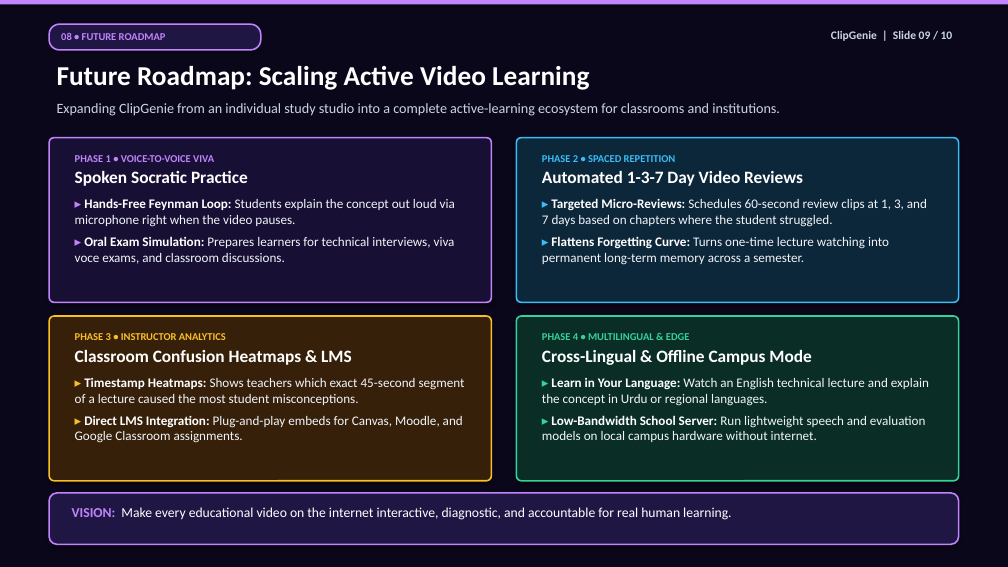
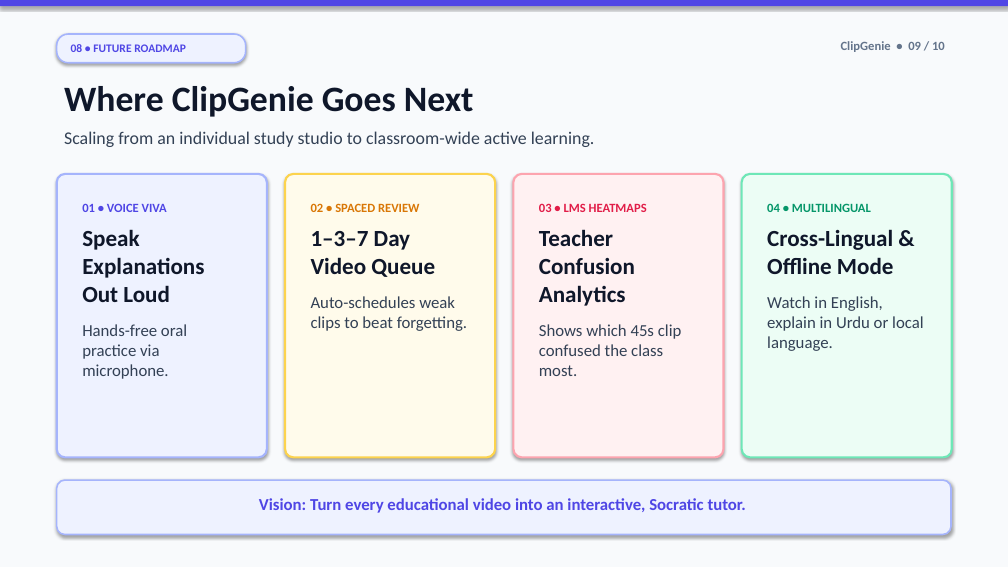
Before and after one commit to ansnaeemcodes/clipgenie, a slide deck: slide 9 of ClipGenie_Presentation.pptx. Drawn at 1008x567 pixels with LibreOffice and Linux fonts; fonts in the diff are those of the drawing. Boxes give left, top, right and bottom in pixels: in the first picture for what was removed or moved away, otherwise in the second. Text is boxed around its words. In the diff, an @@ line names an element or a change of style, - is before the commit and + after.

Commit message:
design(deck): create clean light-theme stage presentation with minimal text for projector visibility

```diff
--- a/ClipGenie_Presentation.pptx
+++ b/ClipGenie_Presentation.pptx
@@ rectangle at bbox=[0, 0, 1008, 567]: fill #0B071A to #F8FAFC @@
@@ rectangle at bbox=[0, 0, 1008, 6]: fill #C084FC to #4F46E5 @@
@@ rounded rectangle "08 • FUTURE ROADMAP": place and size @@
-rounded rectangle "08 • FUTURE ROADMAP" at bbox=[49, 24, 261, 50]
+rounded rectangle "08 • FUTURE ROADMAP" at bbox=[57, 34, 246, 63]
@@ rounded rectangle "08 • FUTURE ROADMAP" at bbox=[57, 34, 246, 63]: size 10 to 11 pt, text colour #C084FC to #4F46E5; fill #201644 to #EEF2FF; outline #C084FC 1.5 pt to #A5B4FC 1.5 pt @@
@@ text at bbox=[841, 41, 945, 52]: text changed; size 11 to 12 pt; text colour #CBD5E1 to #64748B @@
-ClipGenie | Slide 09 / 10
+ClipGenie • 09 / 10
@@ text at bbox=[64, 86, 474, 117]: text changed; size 26 to 34 pt; text colour #FFFFFF to #0F172A @@
-Future Roadmap: Scaling Active Video Learning
+Where ClipGenie Goes Next
@@ text at bbox=[64, 131, 595, 147]: text changed; size 13.5 to 17 pt; text colour #CBD5E1 to #334155 @@
-Expanding ClipGenie from an individual study studio into a complete active-learning ecosystem for classrooms and institutions.
+Scaling from an individual study studio to classroom-wide active learning.
@@ rounded rectangle: place and size @@
-rounded rectangle at bbox=[49, 138, 492, 302]
+rounded rectangle at bbox=[57, 174, 267, 457]
@@ rounded rectangle at bbox=[57, 174, 267, 457]: fill #181034 to #EEF2FF; outline #C084FC 1.5 pt to #A5B4FC 2 pt; proportions changed @@
@@ rounded rectangle: place and size @@
-rounded rectangle at bbox=[516, 138, 959, 302]
+rounded rectangle at bbox=[285, 174, 495, 457]
@@ rounded rectangle at bbox=[285, 174, 495, 457]: fill #0C263A to #FFFBEB; outline #38BDF8 1.5 pt to #FCD34D 2 pt; proportions changed @@
@@ rounded rectangle: place and size @@
-rounded rectangle at bbox=[49, 316, 492, 481]
+rounded rectangle at bbox=[513, 174, 724, 457]
@@ rounded rectangle at bbox=[513, 174, 724, 457]: fill #36200A to #FFF1F2; outline #FBBF24 1.5 pt to #FDA4AF 2 pt; proportions changed @@
@@ rounded rectangle: place and size @@
-rounded rectangle at bbox=[516, 316, 959, 481]
+rounded rectangle at bbox=[742, 174, 952, 457]
@@ rounded rectangle at bbox=[742, 174, 952, 457]: fill #0A2E26 to #ECFDF5; outline #34D399 1.5 pt to #6EE7B7 2 pt; proportions changed @@
@@ text at bbox=[82, 203, 204, 379]: text changed; size 12.5 to 16 pt; text colour #F1F5F9 to #334155; bold on @@
-PHASE 1 • VOICE-TO-VOICE VIVA
-Spoken Socratic Practice
-▸ Hands-Free Feynman Loop: Students explain the concept out loud via microphone right when the video pauses.
-▸ Oral Exam Simulation: Prepares learners for technical interviews, viva voce exams, and classroom discussions.
+01 • VOICE VIVA
+Speak Explanations Out Loud
+Hands-free oral practice via microphone.
@@ text at bbox=[311, 203, 467, 331]: text changed; size 12.5 to 16 pt; text colour #F1F5F9 to #334155 @@
-PHASE 2 • SPACED REPETITION
-Automated 1-3-7 Day Video Reviews
-▸ Targeted Micro-Reviews: Schedules 60-second review clips at 1, 3, and 7 days based on chapters where the student struggled.
-▸ Flattens Forgetting Curve: Turns one-time lecture watching into permanent long-term memory across a semester.
+02 • SPACED REVIEW
+1–3–7 Day Video Queue
+Auto-schedules weak clips to beat forgetting.
@@ text at bbox=[539, 203, 682, 376]: text changed; size 12.5 to 16 pt; text colour #F1F5F9 to #334155; bold on @@
-PHASE 3 • INSTRUCTOR ANALYTICS
-Classroom Confusion Heatmaps & LMS
-▸ Timestamp Heatmaps: Shows teachers which exact 45-second segment of a lecture caused the most student misconceptions.
-▸ Direct LMS Integration: Plug-and-play embeds for Canvas, Moodle, and Google Classroom assignments.
+03 • LMS HEATMAPS
+Teacher Confusion Analytics
+Shows which 45s clip confused the class most.
@@ text at bbox=[767, 203, 923, 351]: text changed; size 12.5 to 16 pt; text colour #F1F5F9 to #334155 @@
-PHASE 4 • MULTILINGUAL & EDGE
-Cross-Lingual & Offline Campus Mode
-▸ Learn in Your Language: Watch an English technical lecture and explain the concept in Urdu or regional languages.
-▸ Low-Bandwidth School Server: Run lightweight speech and evaluation models on local campus hardware without internet.
+04 • MULTILINGUAL
+Cross-Lingual & Offline Mode
+Watch in English, explain in Urdu or local language.
@@ rounded rectangle: place and size @@
-rounded rectangle at bbox=[49, 493, 959, 544]
+rounded rectangle at bbox=[57, 480, 951, 535]
@@ rounded rectangle at bbox=[57, 480, 951, 535]: fill #201644 to #EEF2FF; outline #C084FC 1.5 pt to #A5B4FC 1.5 pt @@
@@ text at bbox=[259, 498, 746, 513]: text changed; size 13 to 16 pt; text colour #FFFFFF to #4F46E5; bold on @@
-VISION: Make every educational video on the internet interactive, diagnostic, and accountable for real human learning.
+Vision: Turn every educational video into an interactive, Socratic tutor.
```
Also in this commit, not shown: 6 other slides changed, 3 slides added, 3 slides removed, 7 other files.
